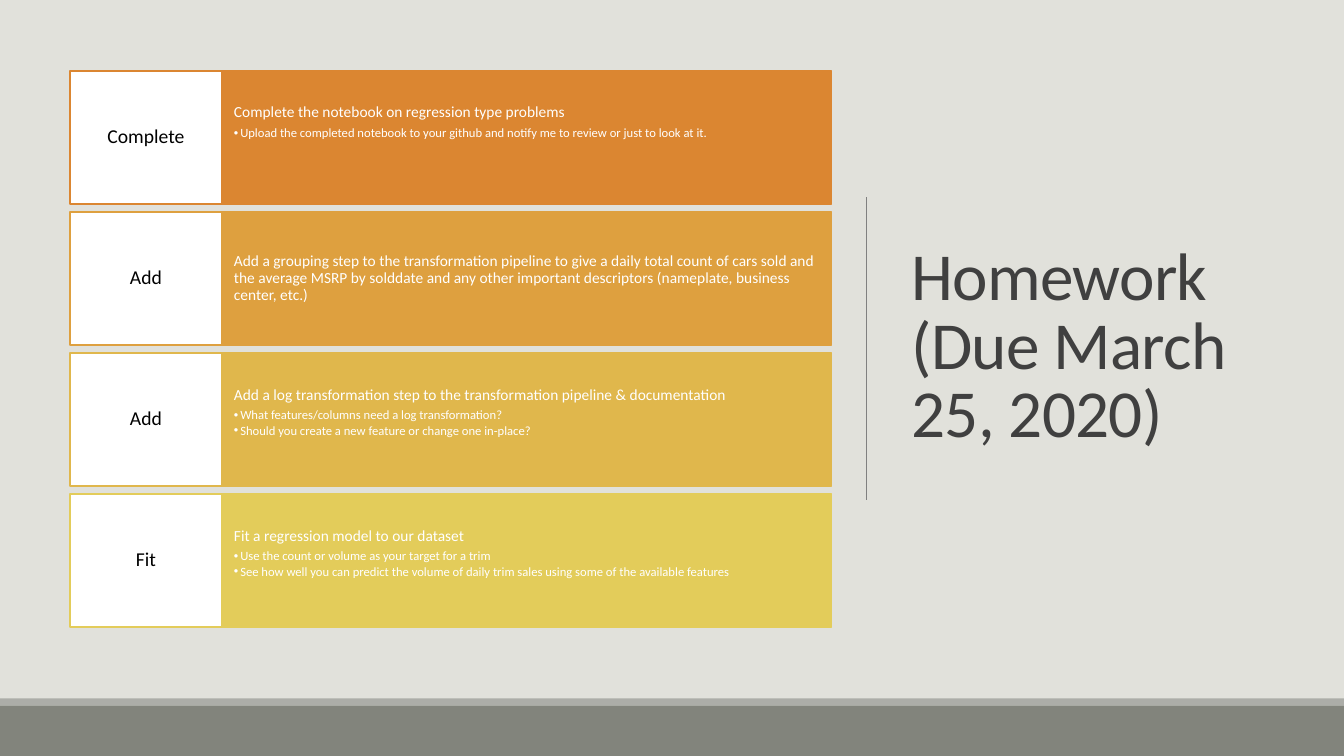
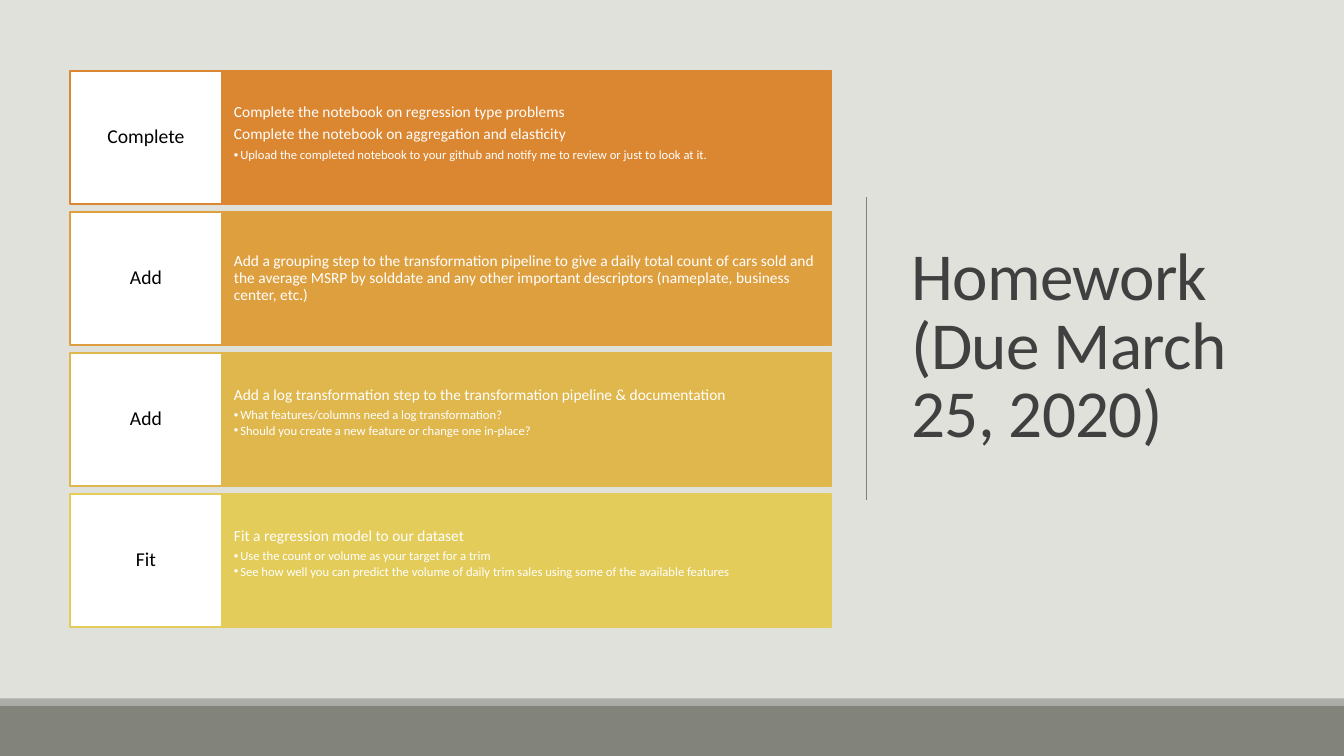
Before and after one commit to casey-whorton-waynestate/public-course-content, a slide deck: slide 52 of Wayne State Course.pptx. Drawn at 1344x756 pixels with LibreOffice and Linux fonts; fonts in the diff are those of the drawing. Boxes give left, top, right and bottom in pixels: in the first picture for what was removed or moved away, otherwise in the second. Text is boxed around its words. In the diff, an @@ line names an element or a change of style, - is before the commit and + after.

```diff
--- a/Wayne State Course.pptx
+++ b/Wayne State Course.pptx
@@ text at <box>234,128,566,142</box>: paragraph added @@
+Complete the notebook on aggregation and elasticity
```
Also in this commit, not shown: 4 other slides changed, 14 slides added, 6 slides removed.
